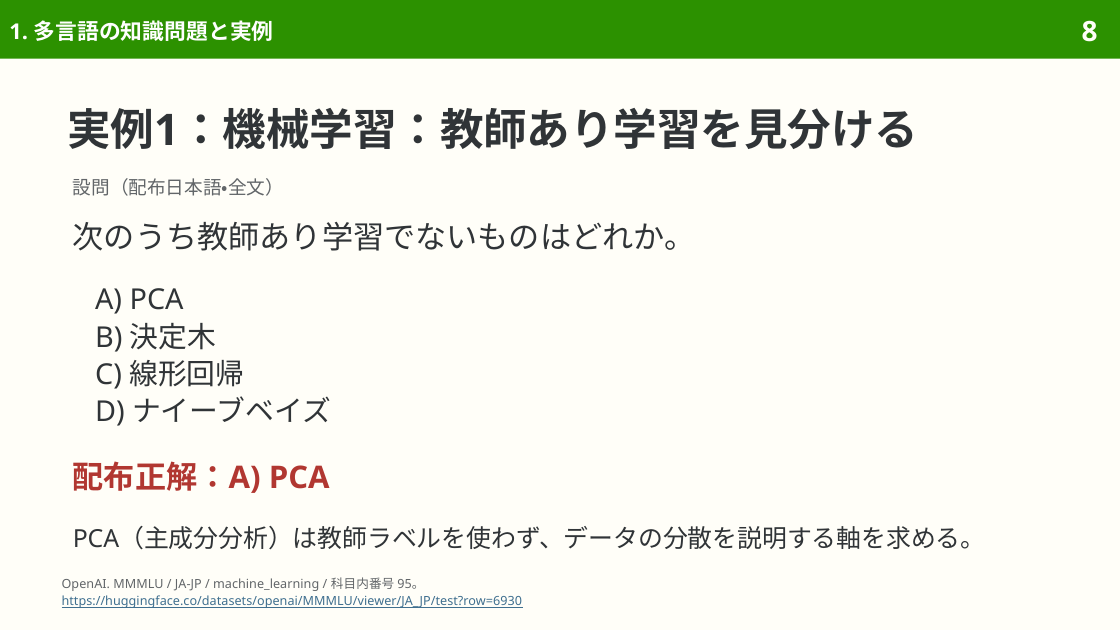
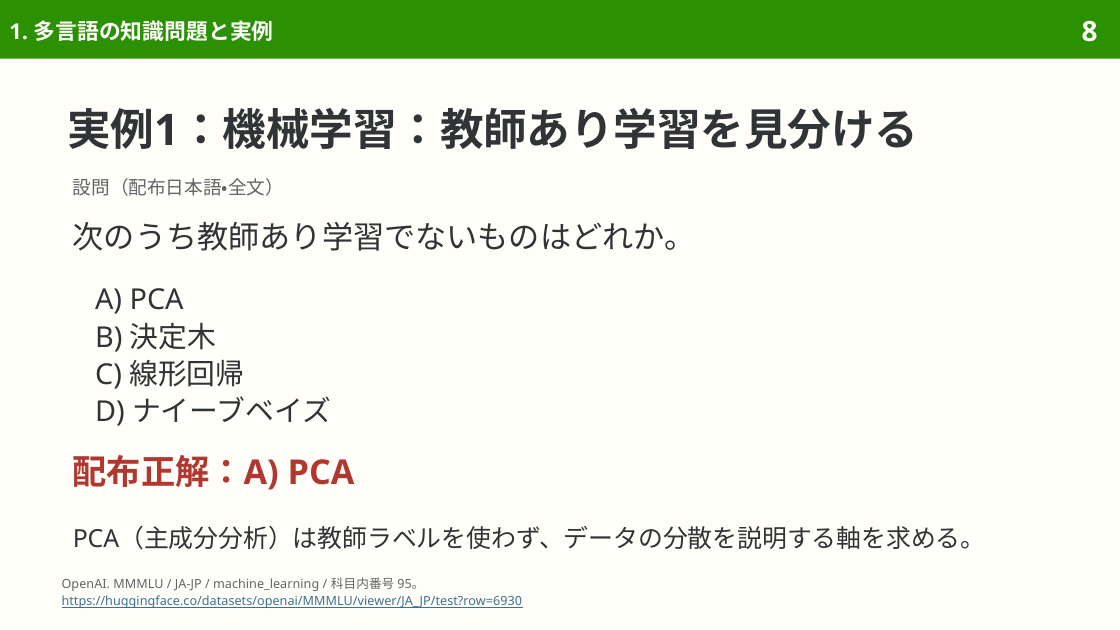
Before and after one commit to sasakiy84/datasets-in-10-minutes, a slide deck: slide 8 of slides/datasets-in-10-minutes-mmmlu.pptx. Drawn at 1120x630 pixels with LibreOffice and Linux fonts; fonts in the diff are those of the drawing. Boxes give left, top, right and bottom in pixels: in the first picture for what was removed or moved away, otherwise in the second. Text is boxed around its words. In the diff, an @@ line names an element or a change of style, - is before the commit and + after.

```diff
--- a/slides/datasets-in-10-minutes-mmmlu.pptx
+++ b/slides/datasets-in-10-minutes-mmmlu.pptx
@@ text "配布正解：A) PCA" at (73,455,355,490): size 20 to 22 pt; line spacing 1.17 to 26.4pt @@
```
Also in this commit, not shown: 14 other slides changed, 5 other files.
